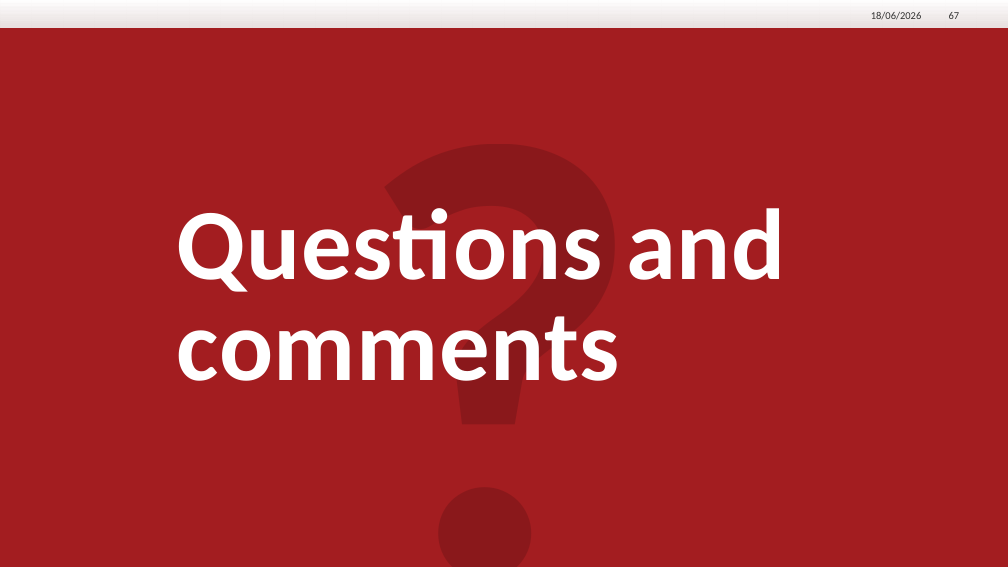
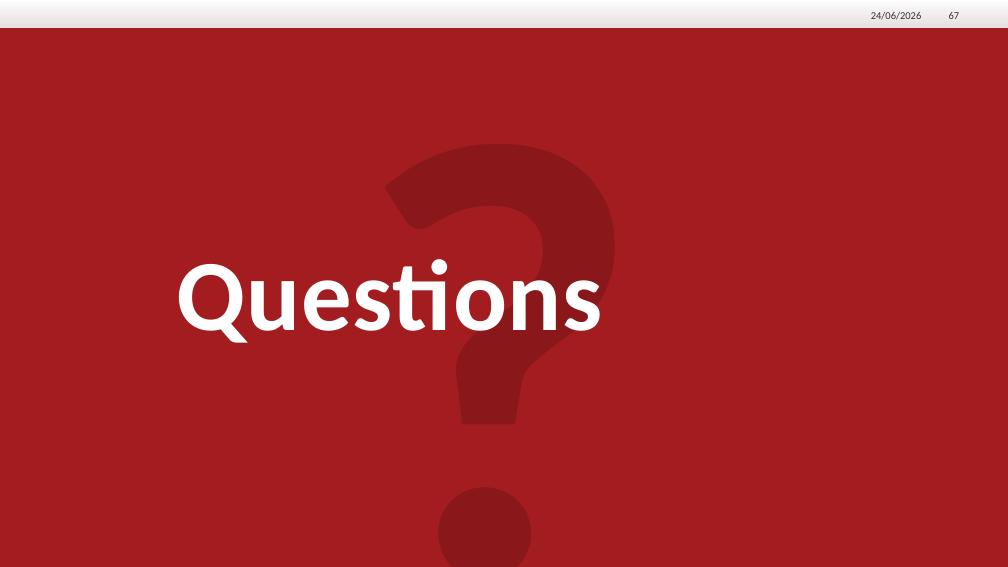
Before and after one commit to tinyThyssen/bachelor_project, a slide deck: slide 67 of Defense/Bachelor_defence.pptx. Drawn at 1008x567 pixels with LibreOffice and Linux fonts; fonts in the diff are those of the drawing; background and template pictures are left out. Boxes give left, top, right and bottom in pixels: in the first picture for what was removed or moved away, otherwise in the second. Text is boxed around its words. In the diff, an @@ line names an element or a change of style, - is before the commit and + after.

```diff
--- a/Defense/Bachelor_defence.pptx
+++ b/Defense/Bachelor_defence.pptx
@@ text at [871,12,922,20]: text changed @@
-18/06/2026
+24/06/2026
@@ title at [177,259,603,343]: text changed @@
-Questions and comments
+Questions
```
Also in this commit, not shown: 63 other slides changed, 1 slide added, 7 slides removed, 31 other files.
